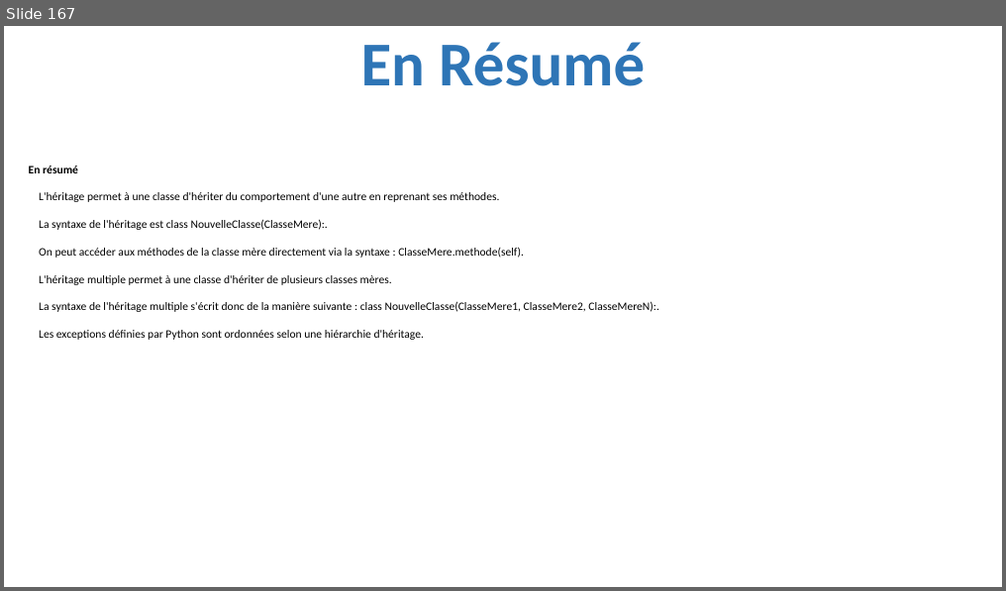
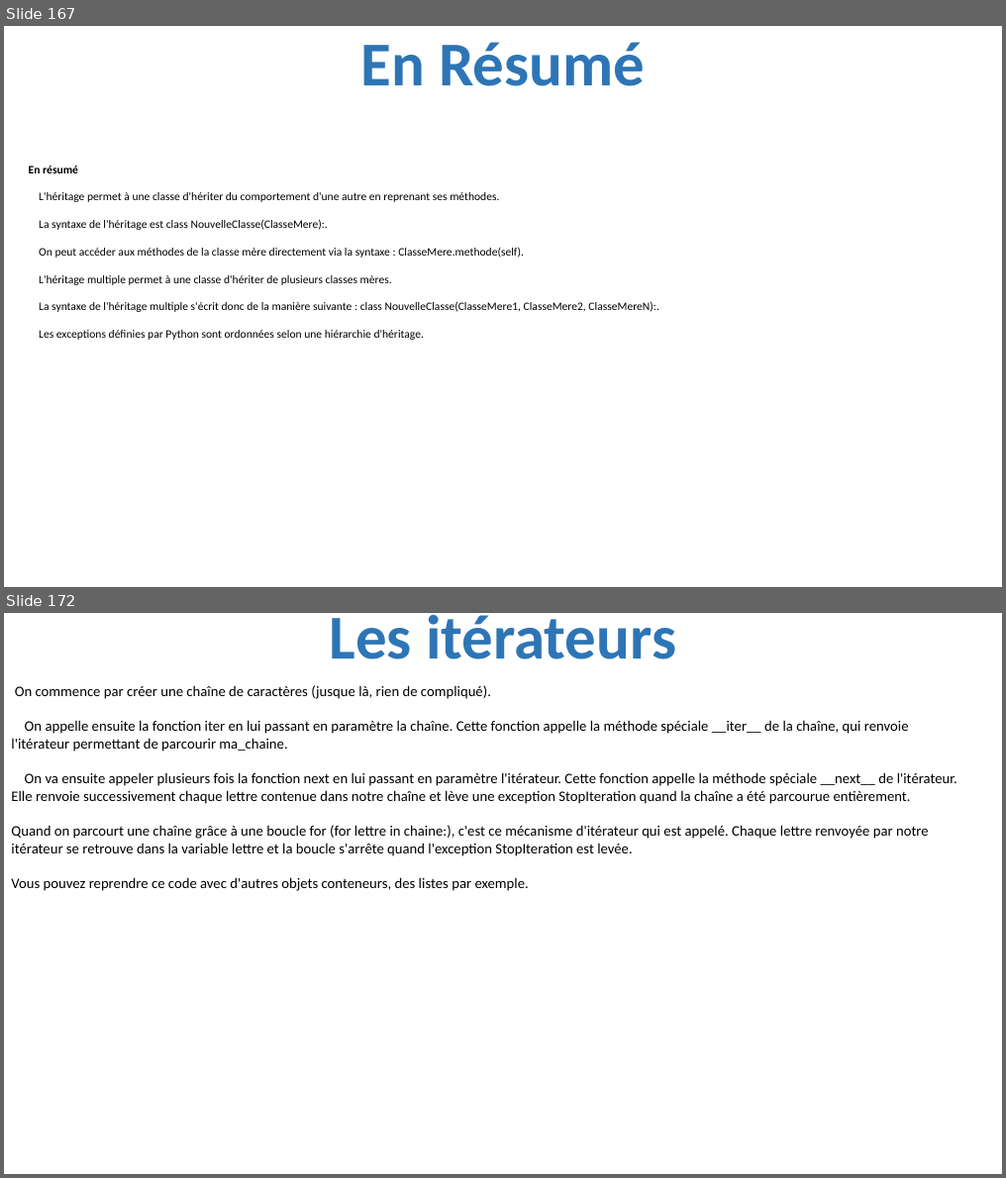
Before and after one commit to julienPalleau/PythonDoc, a slide deck: Python-resume.pptx. Shown one above the other, each under a label of ours: slide 167 before the commit, slides 167 and 172 after it; the slides between them are not shown. The pictures are 1006x591 and 1006x1178 pixels, drawn with LibreOffice and Linux fonts; fonts in the diff are those of the drawing. Boxes give left, top, right and bottom in pixels: in the first picture for what was removed or moved away, otherwise in the second. Text is boxed around its words. In the diff, an @@ line names an element or a change of style, - is before the commit and + after.

```diff
--- a/Python-resume.pptx
+++ b/Python-resume.pptx
@@ slide 172 added at (4,613,1002,1174), background #FFFFFF @@
@@ title added at (330,615,676,660), 60 pt, text #2E75B6, bold @@
+Les itérateurs
@@ text added at (11,685,957,891), 14 pt, text #000000 @@
+On commence par créer une chaîne de caractères (jusque là, rien de compliqué).
+On appelle ensuite la fonction iter en lui passant en paramètre la chaîne. Cette fonction appelle la méthode spéciale __iter__ de la chaîne, qui renvoie l'itérateur permettant de parcourir ma_chaine.
+On va ensuite appeler plusieurs fois la fonction next en lui passant en paramètre l'itérateur. Cette fonction appelle la méthode spéciale __next__ de l'itérateur. Elle renvoie successivement chaque lettre contenue dans notre chaîne et lève une exception StopIteration quand la chaîne a été parcourue entièrement.
+Quand on parcourt une chaîne grâce à une boucle for (for lettre in chaine:), c'est ce mécanisme d'itérateur qui est appelé. Chaque lettre renvoyée par notre itérateur se retrouve dans la variable lettre et la boucle s'arrête quand l'exception StopIteration est levée.
+Vous pouvez reprendre ce code avec d'autres objets conteneurs, des listes par exemple.
```
Also in this commit, not shown: 8 other slides added.
